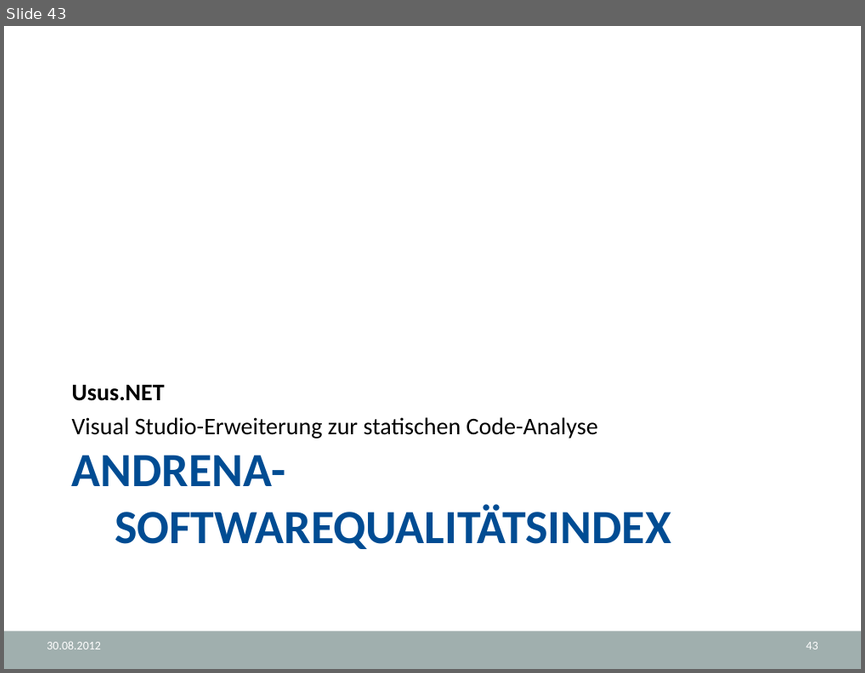
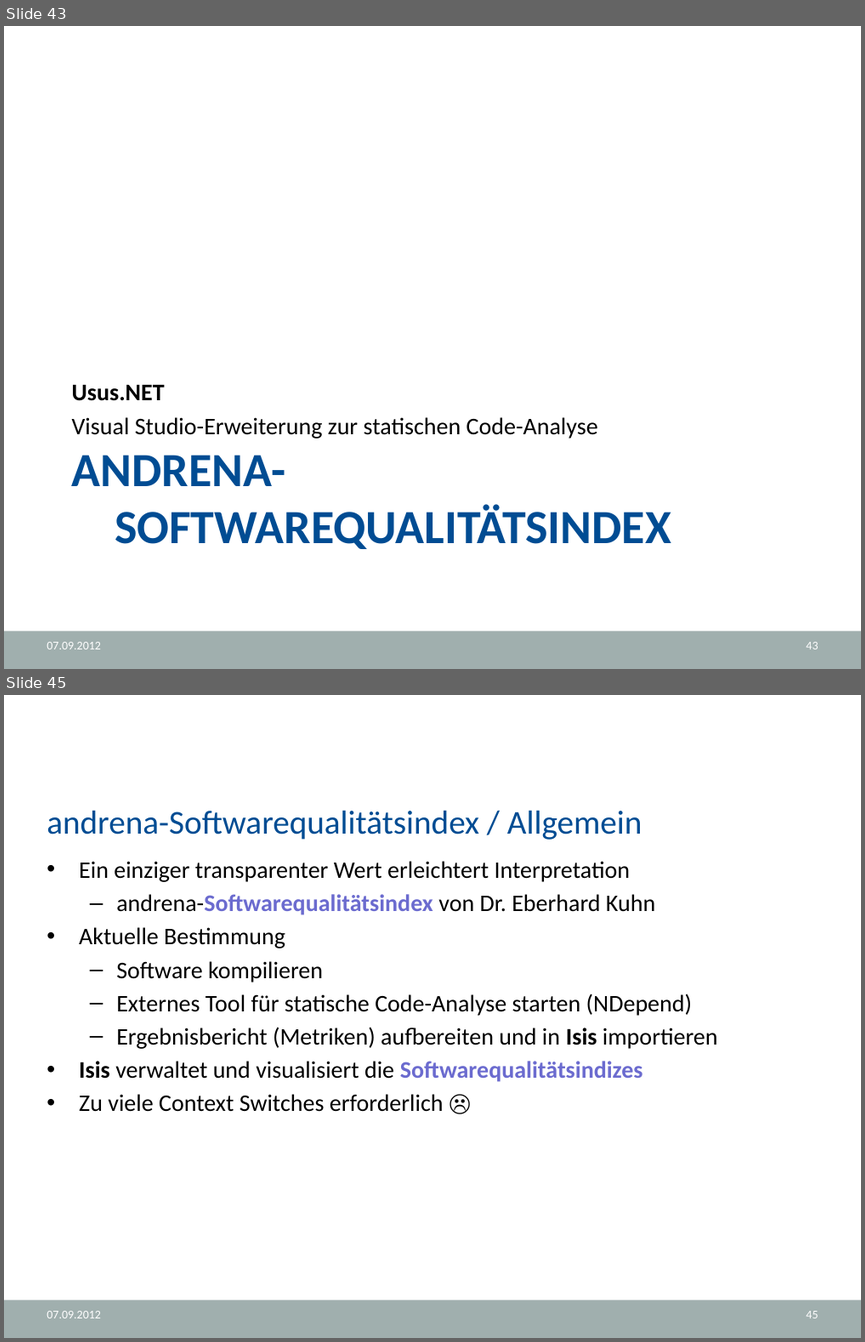
Before and after one commit to halllo/MTSS12, a slide deck: text/Usus.NET.pptx. Shown one above the other, each under a label of ours: slide 43 before the commit, slides 43 and 45 after it; the slides between them are not shown. The pictures are 865x673 and 865x1342 pixels, drawn with LibreOffice and Linux fonts; fonts in the diff are those of the drawing; background and template pictures are left out. Boxes give left, top, right and bottom in pixels: in the first picture for what was removed or moved away, otherwise in the second. Text is boxed around its words. In the diff, an @@ line names an element or a change of style, - is before the commit and + after.

```diff
--- a/text/Usus.NET.pptx
+++ b/text/Usus.NET.pptx
@@ slide 45 added at (x1=4, y1=695, x2=861, y2=1338), background #FFFFFF; not listed: 1 template element that a slide beside it also shows @@
@@ title added at (x1=46, y1=810, x2=642, y2=839), 28 pt, text #004C93 @@
+andrena-Softwarequalitätsindex / Allgemein
@@ text added at (x1=79, y1=861, x2=718, y2=1111), 20 pt, text #000000 @@
+• Ein einziger transparenter Wert erleichtert Interpretation
+  – andrena-Softwarequalitätsindex von Dr. Eberhard Kuhn
+• Aktuelle Bestimmung
+  – Software kompilieren
+  – Externes Tool für statische Code-Analyse starten (NDepend)
+  – Ergebnisbericht (Metriken) aufbereiten und in Isis importieren
+• Isis verwaltet und visualisiert die Softwarequalitätsindizes
+• Zu viele Context Switches erforderlich ☹
@@ text added at (x1=46, y1=1310, x2=101, y2=1318), 10 pt, text #FFFFFF @@
+07.09.2012
@@ page number added at (x1=806, y1=1310, x2=817, y2=1318), 10 pt, text #FFFFFF @@
+45
@@ slide 43 changed as well @@
@@ text at (x1=46, y1=641, x2=101, y2=649): text changed @@
-30.08.2012
+07.09.2012
```
Also in this commit, not shown: 56 other slides changed, 1 other slide added.
